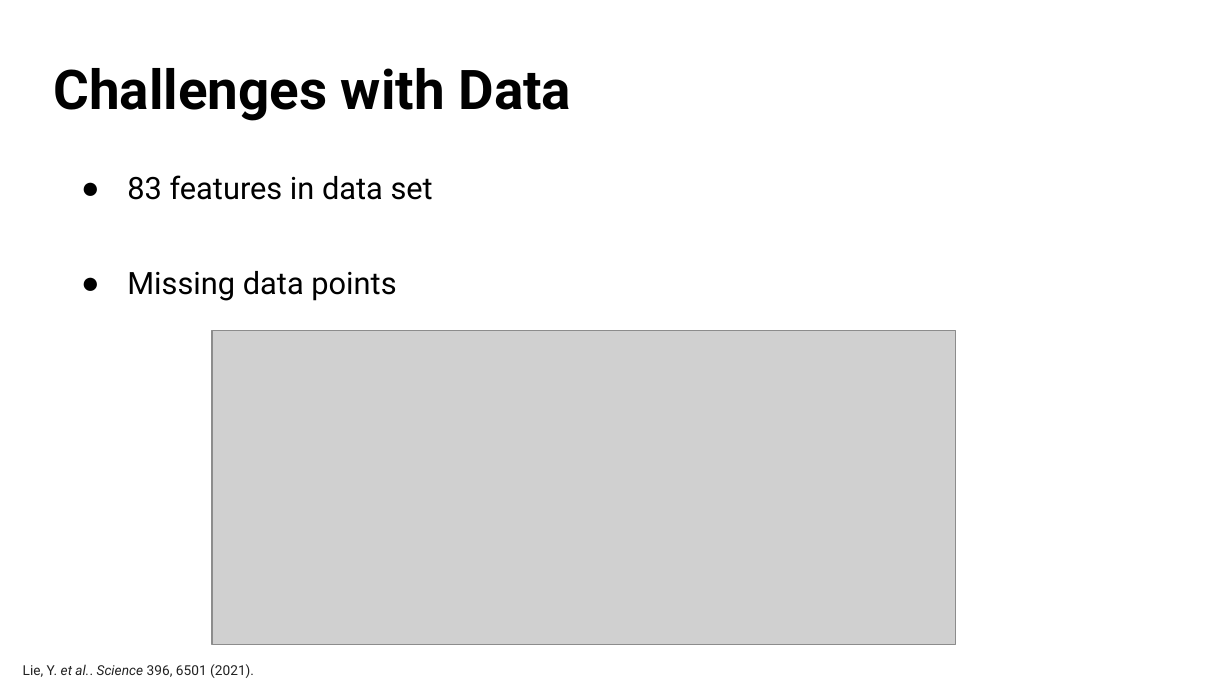
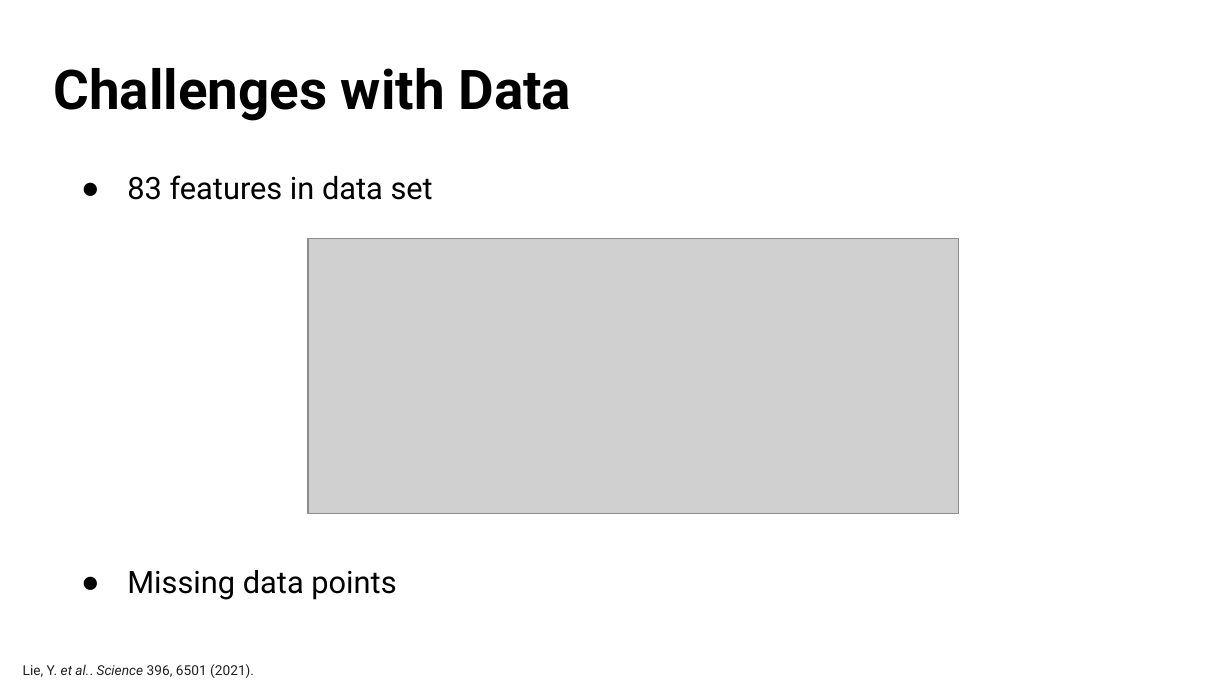
Before and after one commit to hannahdoyal/ml-project-air-pollution, a slide deck: slide 5 of Urban_Air_Pollution.pptx. Drawn at 1232x693 pixels with LibreOffice and Linux fonts; fonts in the diff are those of the drawing; grey boxes stand for pictures. Boxes give left, top, right and bottom in pixels: in the first picture for what was removed or moved away, otherwise in the second. Text is boxed around its words. In the diff, an @@ line names an element or a change of style, - is before the commit and + after.

```diff
--- a/Urban_Air_Pollution.pptx
+++ b/Urban_Air_Pollution.pptx
@@ text "83 features in data set" rewrapped from bbox=[127, 175, 433, 301] to bbox=[127, 175, 433, 600] @@
@@ picture: place and size @@
-picture at bbox=[212, 330, 955, 644]
+picture at bbox=[308, 239, 958, 514]
```
Also in this commit, not shown: 5 other slides changed.
